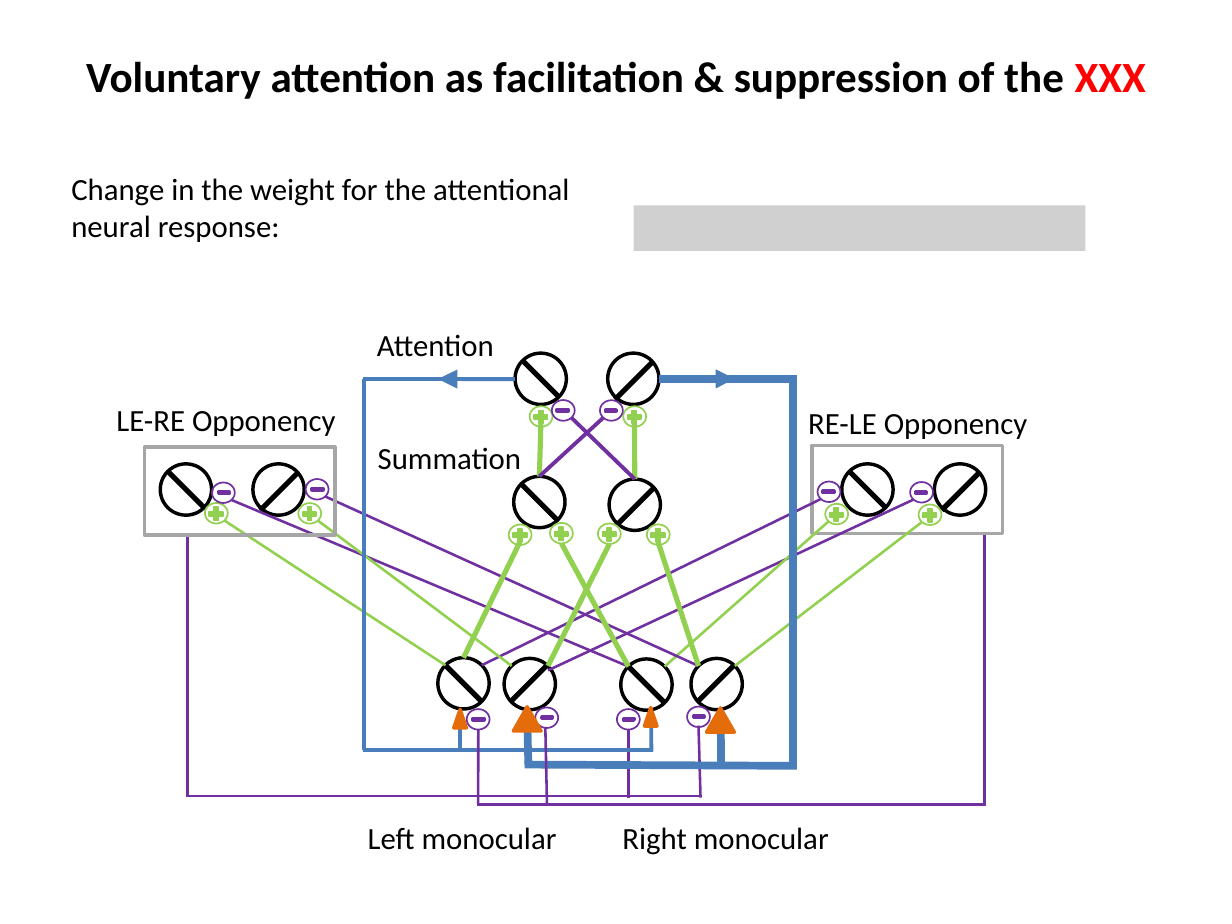
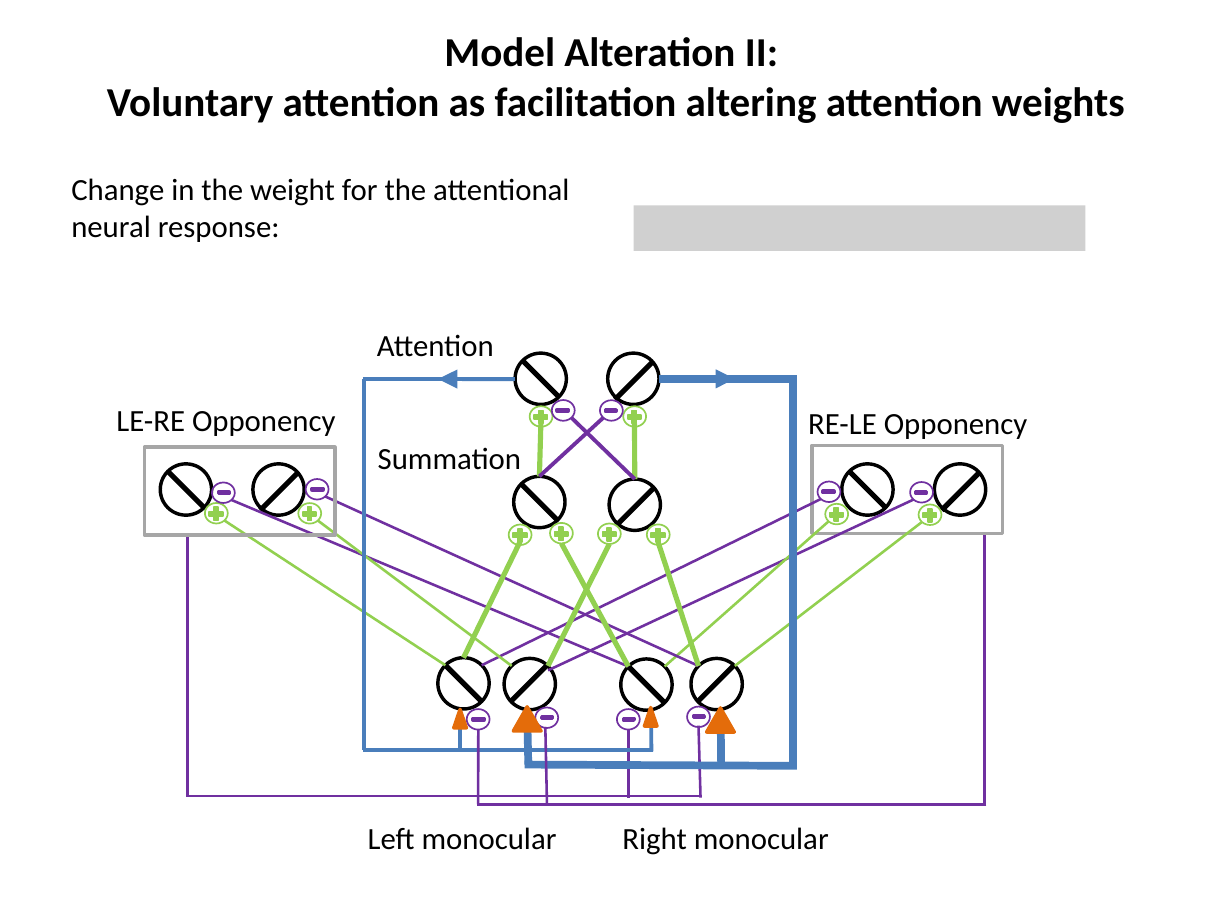
Before and after one commit to LukasNeugebauer/neuromatch_project, a slide deck: slide 8 of VoluntaryAttention_PossibilitiesForImplementation.pptx. Drawn at 1232x924 pixels with LibreOffice and Linux fonts; fonts in the diff are those of the drawing; grey boxes stand for pictures. Boxes give left, top, right and bottom in pixels: in the first picture for what was removed or moved away, otherwise in the second. Text is boxed around its words. In the diff, an @@ line names an element or a change of style, - is before the commit and + after.

```diff
--- a/VoluntaryAttention_PossibilitiesForImplementation.pptx
+++ b/VoluntaryAttention_PossibilitiesForImplementation.pptx
@@ title at bbox=[107, 37, 1125, 123]: text changed; size 25.2 to 24 pt @@
-Voluntary attention as facilitation & suppression of the XXX
+Model Alteration II:
+Voluntary attention as facilitation altering attention weights
```
Also in this commit, not shown: 5 other slides changed.
